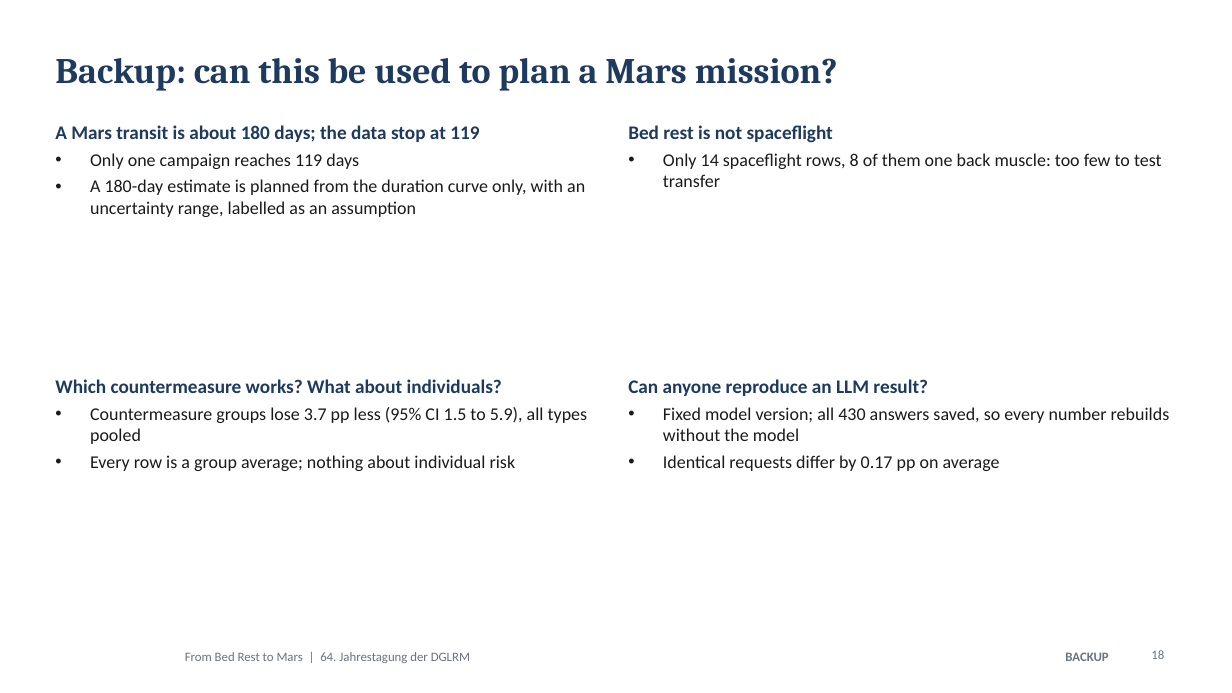
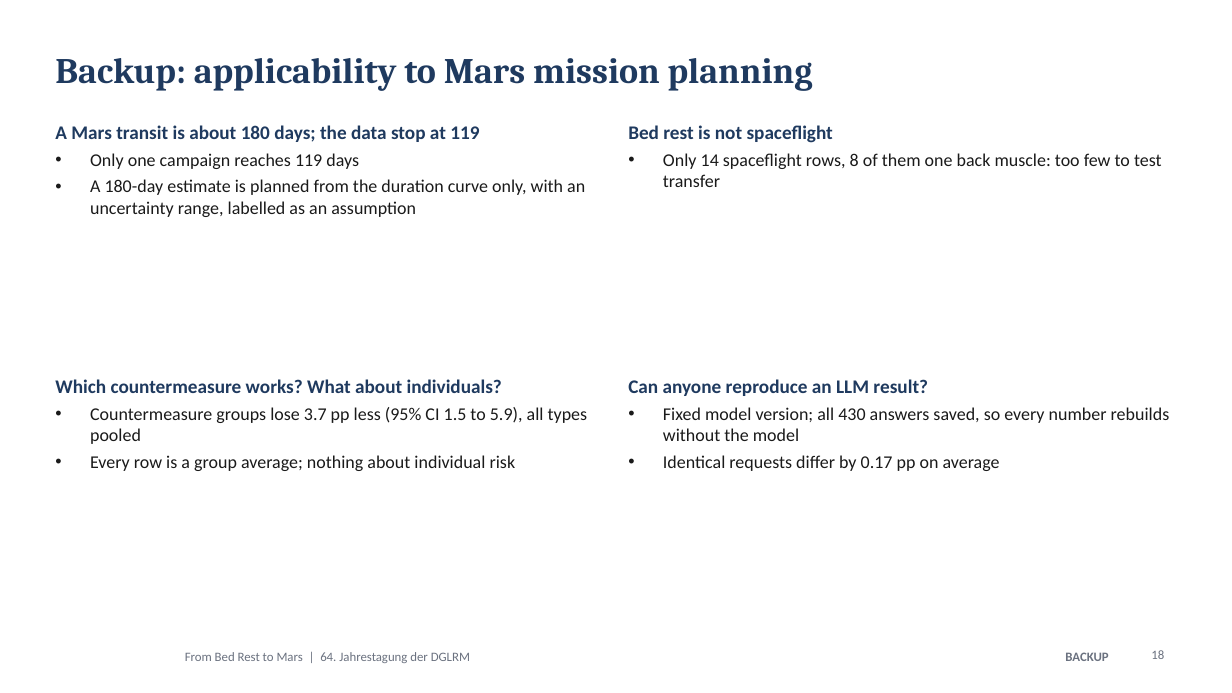
Before and after one commit to MiladBahariQaragoz/BedrestToMars, a slide deck: slide 18 of presentation/bed-rest-to-mars-talk.pptx. Drawn at 1232x693 pixels with LibreOffice and Linux fonts; fonts in the diff are those of the drawing; background and template pictures are left out. Boxes give left, top, right and bottom in pixels: in the first picture for what was removed or moved away, otherwise in the second. Text is boxed around its words. In the diff, an @@ line names an element or a change of style, - is before the commit and + after.

```diff
--- a/presentation/bed-rest-to-mars-talk.pptx
+++ b/presentation/bed-rest-to-mars-talk.pptx
@@ title at [55, 58, 813, 91]: text changed @@
-Backup: can this be used to plan a Mars mission?
+Backup: applicability to Mars mission planning
```
Also in this commit, not shown: 14 other slides changed, 3 other files.
